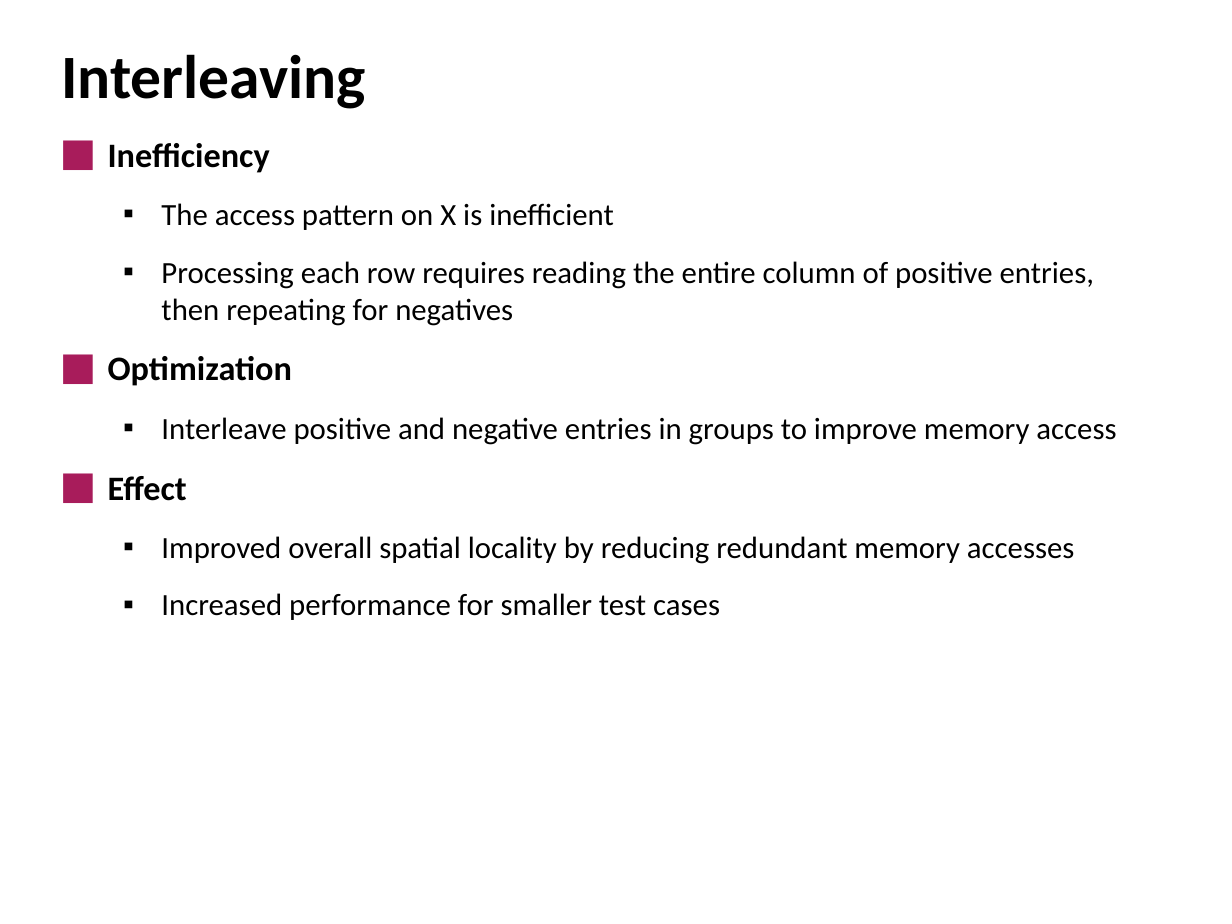
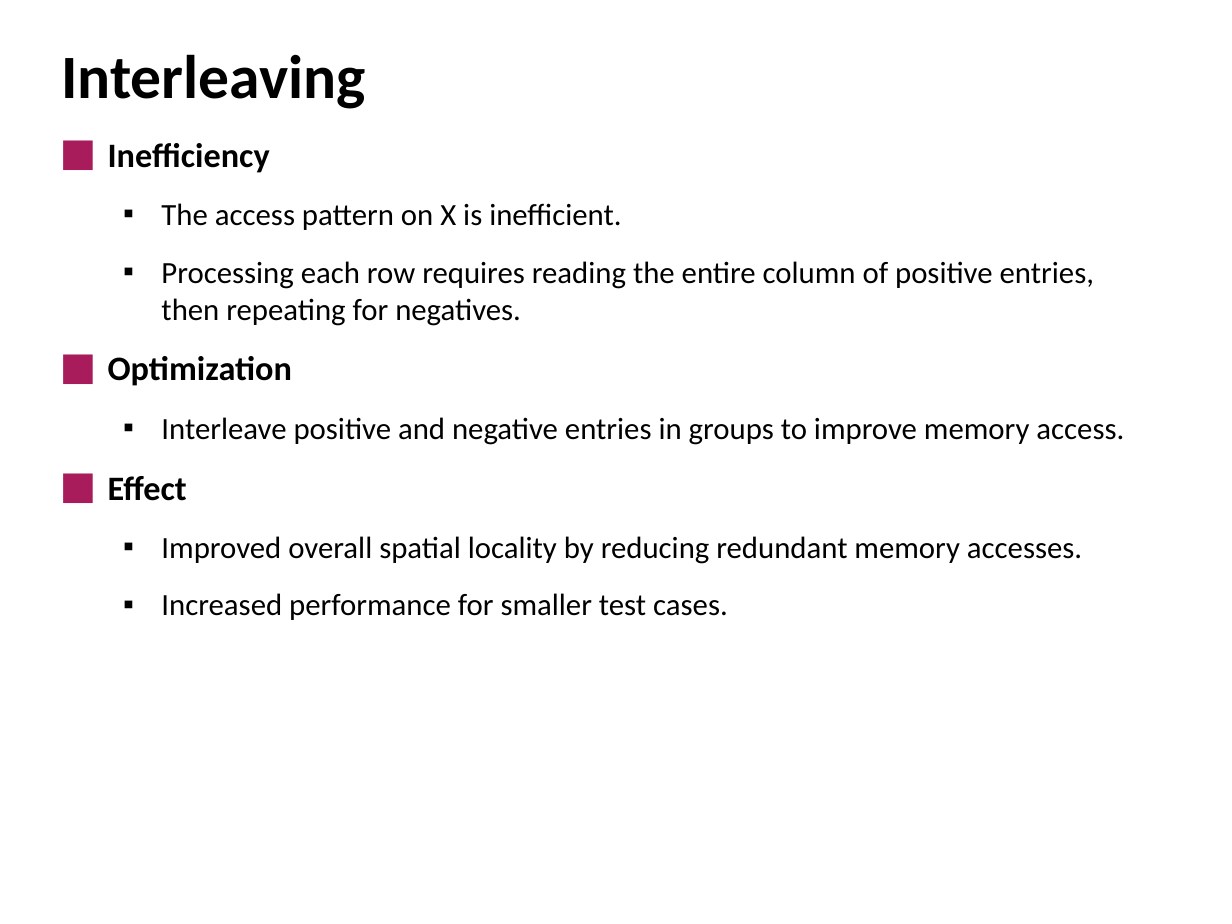
Before and after one commit to alessiomelone/Ternary-spGEMM, a slide deck: slide 7 of 10.pptx. Drawn at 1232x924 pixels with LibreOffice and Linux fonts; fonts in the diff are those of the drawing. Boxes give left, top, right and bottom in pixels: in the first picture for what was removed or moved away, otherwise in the second. Text is boxed around its words. In the diff, an @@ line names an element or a change of style, - is before the commit and + after.

```diff
--- a/10.pptx
+++ b/10.pptx
@@ text at (161, 203, 1094, 326): text changed @@
-  ▪ The access pattern on X is inefficient
-  ▪ Processing each row requires reading the entire column of positive entries, then repeating for negatives
+  ▪ The access pattern on X is inefficient.
+  ▪ Processing each row requires reading the entire column of positive entries, then repeating for negatives.
@@ text at (161, 417, 1124, 445): text changed @@
-  ▪ Interleave positive and negative entries in groups to improve memory access
+  ▪ Interleave positive and negative entries in groups to improve memory access.
@@ text at (161, 536, 1082, 620): text changed @@
-  ▪ Improved overall spatial locality by reducing redundant memory accesses
-  ▪ Increased performance for smaller test cases
+  ▪ Improved overall spatial locality by reducing redundant memory accesses.
+  ▪ Increased performance for smaller test cases.
```
Also in this commit, not shown: 8 other slides changed, 2 slides added.
